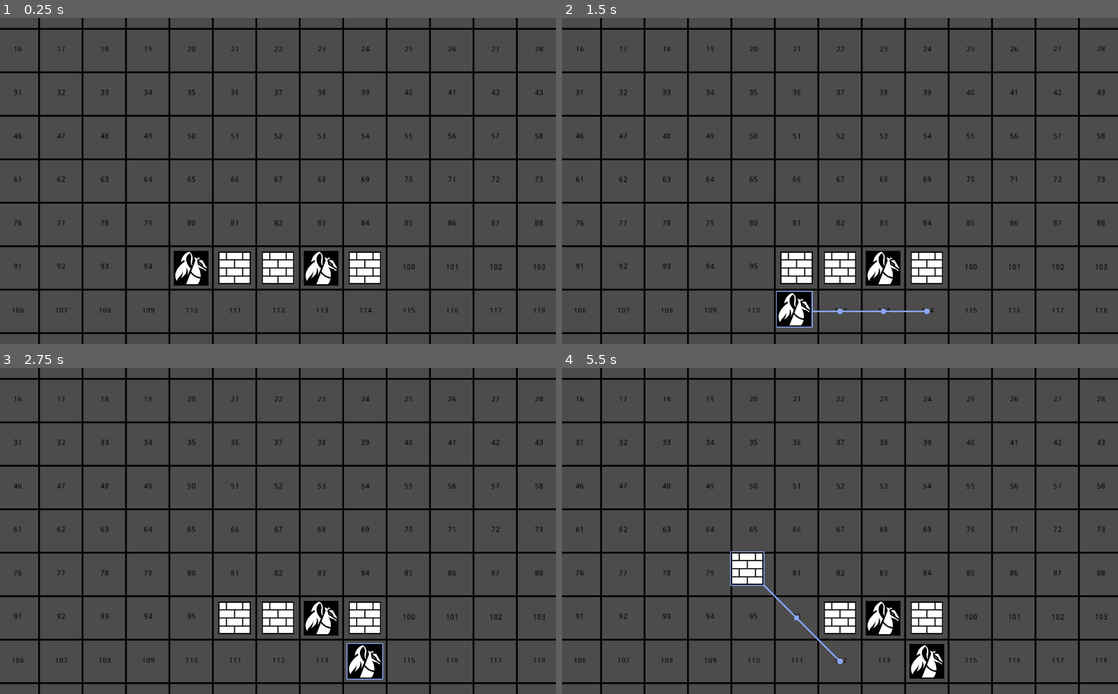
Above: before the commit, frames 1-4 (two rows, left to right).
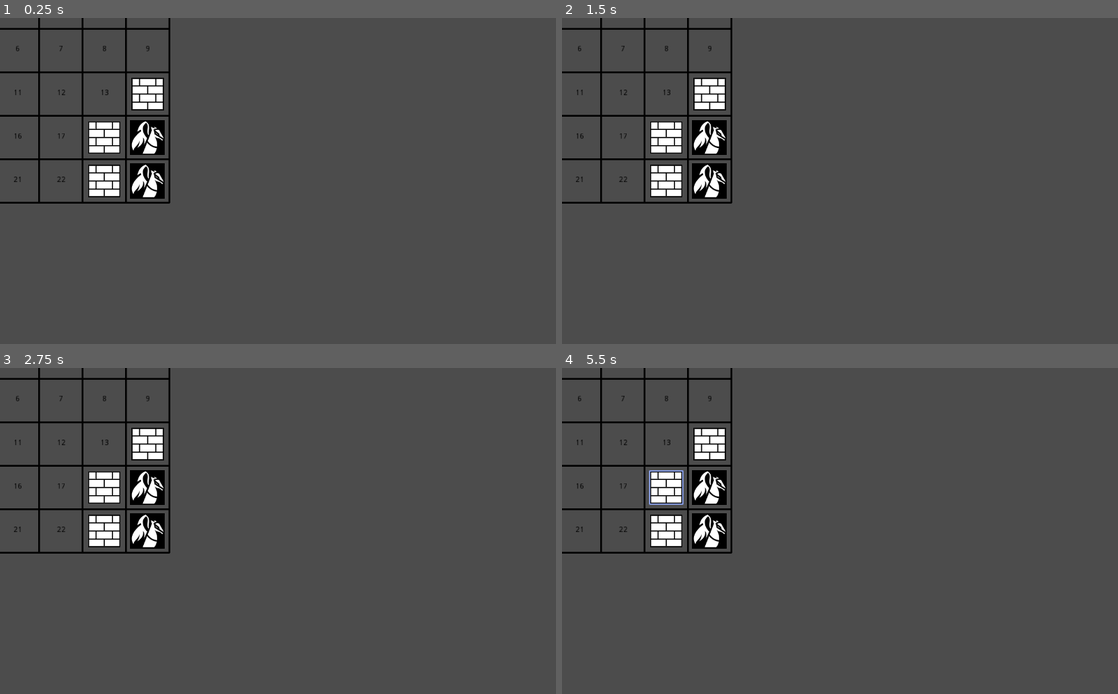
Above: after the commit, the same moments.

Repository: Loregret/godot-turn-based-template
Game: Godot game, scene res://objects/battle/Battle.tscn
Two runs of this game, one before a commit and one after it. Both use one fixed random seed, a clock stepped at 60 frames per second and the inputs below.
Inputs (mouse positions are in pixels of both pictures, inside the frame that each line leads up to):
- Up to frame 1 (0.25 s): no input
- Up to frame 2 (1.5 s): tap Enter at 0.5 s; drag from (751, 269) to (928, 269) at 0.52 s; drag from (884, 269) to (812, 246) at 1.27 s
- Up to frame 3 (2.75 s): move the mouse to (278, 619) at 2.02 s; hold Right (ui_right) from 2.03 s (still down); click (278, 619) at 2.1 s
- Up to frame 4 (5.5 s): release Right (ui_right) at 2.75 s; tap Space at 2.75, 5 s; drag from (795, 619) to (673, 482) at 2.77 s; tap Enter at 3.5 s; drag from (928, 619) to (867, 531) at 3.52 s; drag from (673, 482) to (840, 619) at 4.27 s; move the mouse to (867, 531) at 5.02 s; hold Down (ui_down) from 5.03 s (still down); click (867, 531) at 5.1 s

The runs differ from the first frame. In frame 1, 14% of the frame differs, in the area x 0-100%, y 0-100%; in frame 2, 15%; in frame 3, 14%; in frame 4, 15%.

Commit message:
removed unused icons

Diff:
--- a/objects/battle/Battle.tscn
+++ b/objects/battle/Battle.tscn
@@ -24,7 +24,6 @@
 __meta__ = {
 "_edit_lock_": true
 }
-grid_size = Vector2( 15, 15 )
 
 [node name="Draw" type="Node2D" parent="Grid"]
 script = ExtResource( 2 )
--- a/objects/battle/draw.gd
+++ b/objects/battle/draw.gd
@@ -1,6 +1,6 @@
 tool
 extends Node2D
-class_name grid_draw, "res://assets/icons/paint-roller.png"
+class_name grid_draw, "res://assets/icons/pencil-brush.png"
 
 
 export var draw := true
--- a/objects/battle/pathfinding.gd
+++ b/objects/battle/pathfinding.gd
@@ -1,3 +1,5 @@
 extends Node
+class_name tile_pathfinding, "res://assets/icons/path-distance.png"
+
 
 onready var astar = AStar2D.new()
--- a/project.godot
+++ b/project.godot
@@ -14,13 +14,19 @@
 "language": "GDScript",
 "path": "res://objects/battle/draw.gd"
 }, {
+"base": "Node",
+"class": "tile_pathfinding",
+"language": "GDScript",
+"path": "res://objects/battle/pathfinding.gd"
+}, {
 "base": "Node2D",
 "class": "unit",
 "language": "GDScript",
 "path": "res://objects/battle/unit.gd"
 } ]
 _global_script_class_icons={
-"grid_draw": "res://assets/icons/paint-roller.png",
+"grid_draw": "res://assets/icons/pencil-brush.png",
+"tile_pathfinding": "res://assets/icons/path-distance.png",
 "unit": "res://assets/icons/pawn.png"
 }
 
Binary file removed: assets/icons/paint-roller.png
Binary file added: assets/icons/path-distance.png
Not shown, changed: assets/icons/path-distance.png.import
Binary file added: assets/icons/pencil-brush.png
Not shown, changed: assets/icons/pencil-brush.png.import
Not shown, changed: .gitignore
